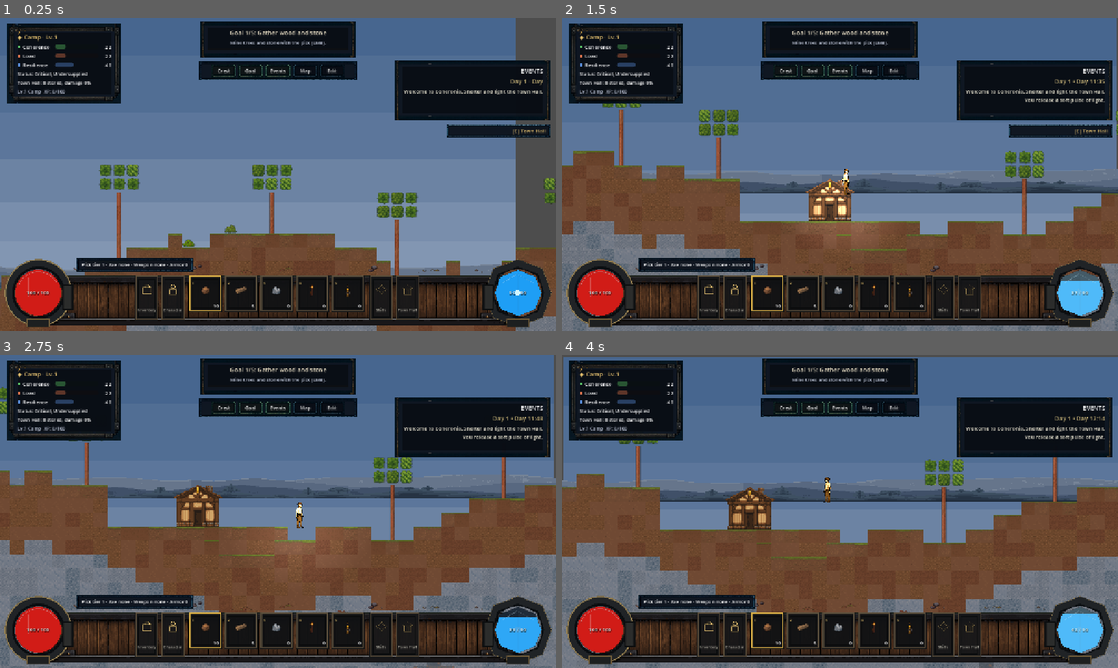
Above: before the commit, frames 1-4 (two rows, left to right).
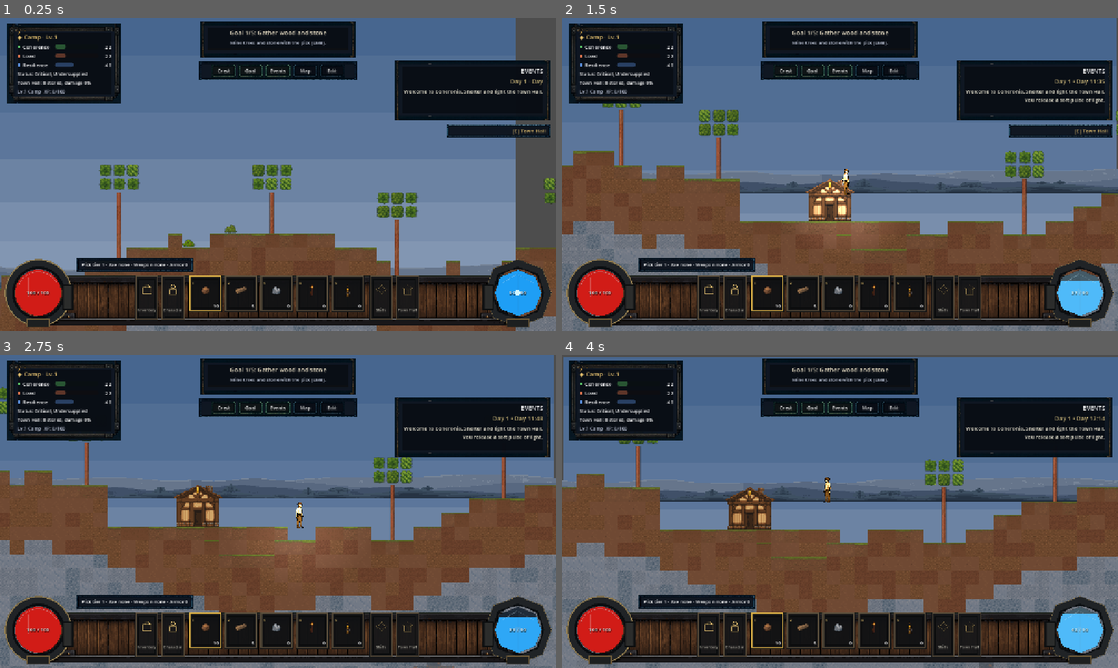
Above: after the commit, the same moments.

Repository: ppeck1/coheronia
Game: Godot game, scene res://scenes/main/Main.tscn
Same seed, same stepped clock (60 frames per second), same inputs: the game is played once before the commit and once after it. This scene is started directly instead of the project's main scene.
Inputs (mouse positions are in pixels of both pictures, inside the frame that each line leads up to):
- Up to frame 1 (0.25 s): no input
- Up to frame 2 (1.5 s): tap Enter at 0.5 s; move the mouse to (962, 158) at 0.52 s; hold D (move_right) 0.53-1.25 s; tap R (attune_pulse) at 0.6 s; click (962, 158) at 0.67 s; tap Space (jump) at 0.77 s; drag from (728, 190) to (812, 237) at 1.27 s
- Up to frame 3 (2.75 s): move the mouse to (333, 442) at 2.02 s; hold D (move_right) from 2.03 s (still down); tap H (eat_food) at 2.1 s
- Up to frame 4 (4 s): release D (move_right) at 2.75 s; drag from (812, 574) to (673, 464) at 2.77 s; move the mouse to (1006, 558) at 3.52 s; hold A (move_left) from 3.53 s (still down); tap 1 (hotbar_1) at 3.6 s; tap Space (jump) at 3.77 s

The runs differ from the first frame. In frame 1, less than 0.1% of the frame differs, in the area x 13-87%, y 78-83%; in frame 2, less than 0.1%; in frame 3, less than 0.1%; in frame 4, less than 0.1%.

Commit message:
Disable unfinished HUD foreground trim

Diff:
--- a/art/generated/ui_painted/hud_dock_layout.json
+++ b/art/generated/ui_painted/hud_dock_layout.json
@@ -132,7 +132,9 @@
         176
       ],
       "z": 3,
-      "role": "foreground_trim"
+      "role": "foreground_trim",
+      "enabled": false,
+      "status_note": "Disabled pending a new in-game fit and anchoring pass; current environmental dressing appears detached from the dock."
     }
   ],
   "alpha_rules": {
--- a/art/source_templates/hud_dock/hud_dock_layout.json
+++ b/art/source_templates/hud_dock/hud_dock_layout.json
@@ -132,7 +132,9 @@
         176
       ],
       "z": 3,
-      "role": "foreground_trim"
+      "role": "foreground_trim",
+      "enabled": false,
+      "status_note": "Disabled pending a new in-game fit and anchoring pass; current environmental dressing appears detached from the dock."
     }
   ],
   "alpha_rules": {
--- a/scripts/main/smoke_test.gd
+++ b/scripts/main/smoke_test.gd
@@ -1051,9 +1051,19 @@
 	# four registered action controls.
 	var _fq21_geometry: Dictionary = hud._load_hud_kit_layout()
 	var _fq21_block: TextureRect = hud._bottom_dock.find_child("DockBackplate", true, false)
+	var _fq21_trim_enabled := true
+	for _fq21_layer_raw in _fq21_geometry.get("decorative_layers", []):
+		if _fq21_layer_raw is Dictionary \
+				and str((_fq21_layer_raw as Dictionary).get("role", "")) == "foreground_trim":
+			_fq21_trim_enabled = bool((_fq21_layer_raw as Dictionary).get("enabled", true))
+			break
+	var _fq21_trim_node: Node = hud._bottom_dock.find_child(
+		"DockForegroundTrim", true, false)
+	var _fq21_trim_toggle_ok: bool = (_fq21_trim_enabled and _fq21_trim_node != null) \
+		or (not _fq21_trim_enabled and _fq21_trim_node == null)
 	var _fq21_pieces_ok: bool = hud._hud_kit_active and hud._dock_band_active \
 		and _fq21_block != null and _fq21_block.texture != null \
-		and hud._bottom_dock.find_child("DockForegroundTrim", true, false) != null \
+		and _fq21_trim_toggle_ok \
 		and hud._bottom_dock.find_child("HealthFrame", true, false) != null \
 		and hud._bottom_dock.find_child("AttunementFrame", true, false) != null \
 		and _fq21_block.texture.get_size().is_equal_approx(
@@ -1073,7 +1083,8 @@
 	_check("fq21_hud_kit_primary",
 		_fq21_pieces_ok and _fq21_full_width and _fq21_nav_found == 4
 		and hud._hotbar_slots.size() == 5,
-		"pieces=%s full_width=%s nav=%d slots=%d children=%s" % [str(_fq21_pieces_ok),
+		"pieces=%s trim_enabled=%s trim_toggle=%s full_width=%s nav=%d slots=%d children=%s" % [
+			str(_fq21_pieces_ok), str(_fq21_trim_enabled), str(_fq21_trim_toggle_ok),
 			str(_fq21_full_width), _fq21_nav_found, hud._hotbar_slots.size(),
 			str(_fq21_child_names)])
 
--- a/scripts/ui/hud.gd
+++ b/scripts/ui/hud.gd
@@ -1003,6 +1003,8 @@
 		if not raw_layer is Dictionary:
 			continue
 		var layer_def: Dictionary = raw_layer
+		if not bool(layer_def.get("enabled", true)):
+			continue
 		var asset_file := str(layer_def.get("asset", ""))
 		var asset_id := asset_file.trim_suffix(".png")
 		var layer := _kit_layer(band, str(layer_def.get("name", asset_id)),
Binary file changed: art/source_templates/hud_dock/hud_dock_composite_preview.png
Not shown, changed: art/source_templates/hud_dock/README.md
Not shown, changed: docs/wiki/hud_asset_replacement_studio.html
Not shown, changed: docs/wiki/hud_asset_replacement_studio.md
Not shown, changed: scripts/art/build_hud_kit_placeholders.py
Not shown, changed: scripts/art/preview_hud_kit.py
Not shown, changed: scripts/art/sync_hud_kit.py
